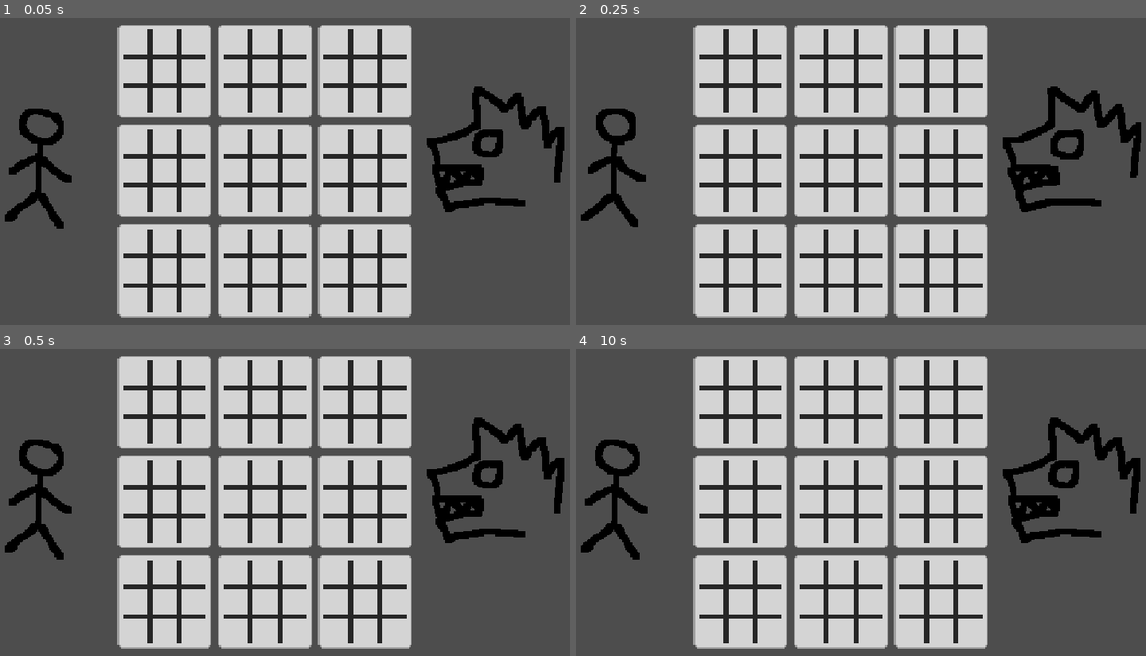
Above: before the commit, frames 1-4 (two rows, left to right).
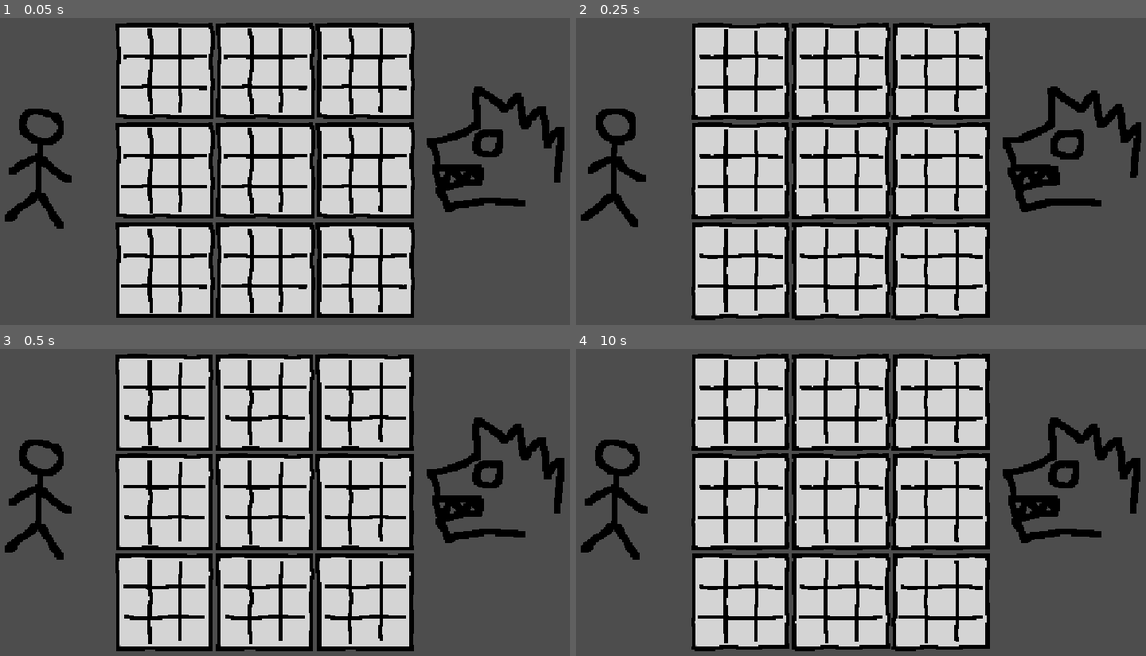
Above: after the commit, the same moments.

Repository: BecquerelBoy/MegaMorpion
Game: Godot game, scene res://Scene/main.tscn
The game is run twice, just before and just after one commit, with the same random seed, the same clock (stepped at 60 frames per second) and the same inputs.
Inputs (mouse positions are in pixels of both pictures, inside the frame that each line leads up to):
- Up to frame 1 (0.05 s): no input
- Up to frame 2 (0.25 s): no input
- Up to frame 3 (0.5 s): no input
- Up to frame 4 (10 s): tap Enter (ui_accept) at 0.5, 9.77 s; drag from (712, 373) to (769, 431) at 0.52 s; drag from (741, 373) to (809, 573) at 1.27 s; move the mouse to (769, 373) at 2.02 s; click (769, 373) at 2.17 s; drag from (712, 401) to (872, 373) at 2.77 s; drag from (741, 401) to (872, 373) at 3.52 s; drag from (769, 401) to (747, 413) at 4.27 s; move the mouse to (712, 431) at 5.02 s; click (712, 431) at 5.17 s; drag from (741, 431) to (712, 520) at 5.77 s; drag from (769, 431) to (712, 373) at 6.52 s; drag from (809, 373) to (741, 431) at 7.27 s; move the mouse to (843, 373) at 8.02 s; click (843, 373) at 8.17 s; drag from (872, 373) to (769, 431) at 8.77 s; move the mouse to (1032, 554) at 9.52 s; click (1032, 554) at 9.67 s

The runs differ from the first frame. In frame 1, 16% of the frame differs, in the area x 20-73%, y 1-98%; in frame 2, 16%, in the area x 20-73%, y 1-99%; in frame 3, 16%; in frame 4, 16%.

Commit message:
Animation cases ok
ajout des sprites des animations des cases et mise en place de ces animation dans le jeu

Diff:
--- /dev/null
+++ b/mega-morpion/Scene/GameMode2.tscn
@@ -0,0 +1,105 @@
+[gd_scene load_steps=10 format=3 uid="uid://b5nf1xt0t3gx8"]
+
+[ext_resource type="Script" uid="uid://blkpgpfit5upc" path="res://Script/main.gd" id="1_mex7t"]
+[ext_resource type="PackedScene" uid="uid://c3ohjeua6j723" path="res://Scene/GrandCase1.tscn" id="2_sur0u"]
+[ext_resource type="Texture2D" uid="uid://gnl8t401bjfo" path="res://Asset/Anim/You/You_anim_0001.png" id="3_xao5e"]
+[ext_resource type="Texture2D" uid="uid://ccsuelb5y18vd" path="res://Asset/Anim/You/You_anim_0002.png" id="4_lfpi6"]
+[ext_resource type="Texture2D" uid="uid://388ltc8ihnjc" path="res://Asset/Anim/Dragon/dragon_anim_0001.png" id="5_h7ivj"]
+[ext_resource type="Texture2D" uid="uid://cw4obwr2unl3x" path="res://Asset/Anim/Dragon/dragon_anim_0002.png" id="6_kjhoc"]
+
+[sub_resource type="SpriteFrames" id="SpriteFrames_3pt4j"]
+animations = [{
+"frames": [{
+"duration": 1.0,
+"texture": ExtResource("3_xao5e")
+}, {
+"duration": 1.0,
+"texture": ExtResource("4_lfpi6")
+}],
+"loop": true,
+"name": &"default",
+"speed": 5.0
+}]
+
+[sub_resource type="SpriteFrames" id="SpriteFrames_7y4ci"]
+animations = [{
+"frames": [{
+"duration": 1.0,
+"texture": ExtResource("5_h7ivj")
+}, {
+"duration": 1.0,
+"texture": ExtResource("6_kjhoc")
+}],
+"loop": true,
+"name": &"default",
+"speed": 5.0
+}]
+
+[sub_resource type="LabelSettings" id="LabelSettings_1xcnr"]
+font_size = 30
+outline_size = 10
+outline_color = Color(0, 0, 0, 1)
+
+[node name="Main" type="Node2D"]
+script = ExtResource("1_mex7t")
+
+[node name="Camera2D" type="Camera2D" parent="."]
+
+[node name="GrandeGrille" type="Node2D" parent="."]
+
+[node name="GrandeCase1" parent="GrandeGrille" instance=ExtResource("2_sur0u")]
+position = Vector2(-182, -180)
+scale = Vector2(0.29427317, 0.29427317)
+
+[node name="GrandeCase2" parent="GrandeGrille" instance=ExtResource("2_sur0u")]
+position = Vector2(0, -180)
+scale = Vector2(0.29427317, 0.29427317)
+
+[node name="GrandeCase3" parent="GrandeGrille" instance=ExtResource("2_sur0u")]
+position = Vector2(181, -180)
+scale = Vector2(0.29427317, 0.29427317)
+
+[node name="GrandeCase4" parent="GrandeGrille" instance=ExtResource("2_sur0u")]
+position = Vector2(-182, 0)
+scale = Vector2(0.29427317, 0.29427317)
+
+[node name="GrandeCase5" parent="GrandeGrille" instance=ExtResource("2_sur0u")]
+scale = Vector2(0.29427317, 0.29427317)
+
+[node name="GrandeCase6" parent="GrandeGrille" instance=ExtResource("2_sur0u")]
+position = Vector2(181, 0)
+scale = Vector2(0.29427317, 0.29427317)
+
+[node name="GrandeCase7" parent="GrandeGrille" instance=ExtResource("2_sur0u")]
+position = Vector2(-182, 181)
+scale = Vector2(0.29427317, 0.29427317)
+
+[node name="GrandeCase8" parent="GrandeGrille" instance=ExtResource("2_sur0u")]
+position = Vector2(0, 181)
+scale = Vector2(0.29427317, 0.29427317)
+
+[node name="GrandeCase9" parent="GrandeGrille" instance=ExtResource("2_sur0u")]
+position = Vector2(181, 181)
+scale = Vector2(0.29427317, 0.29427317)
+
+[node name="Characters" type="Node2D" parent="."]
+
+[node name="You" type="AnimatedSprite2D" parent="Characters"]
+position = Vector2(-385.00003, 1)
+scale = Vector2(2.296875, 2.296875)
+sprite_frames = SubResource("SpriteFrames_3pt4j")
+frame_progress = 0.07075794
+
+[node name="dragon" type="AnimatedSprite2D" parent="Characters"]
+position = Vector2(402.99997, -9)
+scale = Vector2(2.296875, 2.296875)
+sprite_frames = SubResource("SpriteFrames_7y4ci")
+frame_progress = 0.19913895
+
+[node name="WinLabel" type="Label" parent="."]
+offset_left = -168.0
+offset_top = -23.0
+offset_right = 169.0
+offset_bottom = 19.0
+text = "VICTOIRE DE LA CROIX !"
+label_settings = SubResource("LabelSettings_1xcnr")
--- a/mega-morpion/Scene/GrandCase1.tscn
+++ b/mega-morpion/Scene/GrandCase1.tscn
@@ -1,10 +1,58 @@
-[gd_scene load_steps=7 format=3 uid="uid://c3ohjeua6j723"]
+[gd_scene load_steps=17 format=3 uid="uid://c3ohjeua6j723"]
 
 [ext_resource type="Texture2D" uid="uid://l5ldfckswvsi" path="res://Asset/Grille/fondmorpion.png" id="1_342a2"]
 [ext_resource type="Script" uid="uid://c7dplavovshnn" path="res://Script/grand_case_1.gd" id="1_u3d78"]
 [ext_resource type="Texture2D" uid="uid://dqr26a57b1ydh" path="res://Asset/Grille/untitled.png" id="2_u3d78"]
 [ext_resource type="Texture2D" uid="uid://8oawt07msgup" path="res://Asset/Symbole/BlueCircle.png" id="3_q6yvs"]
 [ext_resource type="Texture2D" uid="uid://b7wx0qcrgiexj" path="res://Asset/Symbole/RedCross.png" id="4_shmjr"]
+[ext_resource type="Texture2D" uid="uid://dfkx1psa47xx1" path="res://Asset/Anim/Grille/untitled_0002.png" id="6_wmann"]
+[ext_resource type="Texture2D" uid="uid://c2ielm2gm4i7v" path="res://Asset/Anim/Grille/untitled_0003.png" id="7_q3yyn"]
+[ext_resource type="Texture2D" uid="uid://bvwiyvx5yavg4" path="res://Asset/Anim/Grille/untitled_0004.png" id="8_qqkls"]
+[ext_resource type="Texture2D" uid="uid://be5p10b70vaki" path="res://Asset/Anim/Grille/untitled_0005.png" id="9_1os11"]
+[ext_resource type="Texture2D" uid="uid://dw0wgka2jspde" path="res://Asset/Anim/Cadre/untitled_0001.png" id="10_xpdwx"]
+[ext_resource type="Texture2D" uid="uid://bofkdiniudkbn" path="res://Asset/Anim/Cadre/untitled_0002.png" id="11_fqhxg"]
+[ext_resource type="Texture2D" uid="uid://v002dq0rbivk" path="res://Asset/Anim/Cadre/untitled_0003.png" id="12_ttvil"]
+[ext_resource type="Texture2D" uid="uid://cfmqdlx38mg5b" path="res://Asset/Anim/Cadre/untitled_0004.png" id="13_uqfdm"]
+
+[sub_resource type="SpriteFrames" id="SpriteFrames_xdpxd"]
+animations = [{
+"frames": [{
+"duration": 1.0,
+"texture": ExtResource("6_wmann")
+}, {
+"duration": 1.0,
+"texture": ExtResource("7_q3yyn")
+}, {
+"duration": 1.0,
+"texture": ExtResource("8_qqkls")
+}, {
+"duration": 1.0,
+"texture": ExtResource("9_1os11")
+}],
+"loop": true,
+"name": &"default",
+"speed": 5.0
+}]
+
+[sub_resource type="SpriteFrames" id="SpriteFrames_u2cuw"]
+animations = [{
+"frames": [{
+"duration": 1.0,
+"texture": ExtResource("10_xpdwx")
+}, {
+"duration": 1.0,
+"texture": ExtResource("11_fqhxg")
+}, {
+"duration": 1.0,
+"texture": ExtResource("12_ttvil")
+}, {
+"duration": 1.0,
+"texture": ExtResource("13_uqfdm")
+}],
+"loop": true,
+"name": &"default",
+"speed": 5.0
+}]
 
 [sub_resource type="RectangleShape2D" id="RectangleShape2D_r34rm"]
 size = Vector2(143, 144)
@@ -19,6 +67,7 @@
 texture = ExtResource("1_342a2")
 
 [node name="Ligne" type="Sprite2D" parent="Assets"]
+visible = false
 scale = Vector2(30, 30)
 texture = ExtResource("2_u3d78")
 
@@ -33,6 +82,18 @@
 position = Vector2(123.91171, 124.9117)
 scale = Vector2(1.8722407, 1.8722407)
 texture = ExtResource("4_shmjr")
+
+[node name="GrilleAnim" type="AnimatedSprite2D" parent="Assets"]
+position = Vector2(3.695488e-06, -1.1444088e-05)
+scale = Vector2(4.4999995, 4.5)
+sprite_frames = SubResource("SpriteFrames_xdpxd")
+frame_progress = 0.59029156
+
+[node name="CadreAnim" type="AnimatedSprite2D" parent="Assets"]
+position = Vector2(-0.9999995, 2)
+scale = Vector2(4.5285716, 4.45)
+sprite_frames = SubResource("SpriteFrames_u2cuw")
+frame_progress = 0.15703833
 
 [node name="ShapeCase" type="Node2D" parent="."]
 
--- a/mega-morpion/Script/grand_case_1.gd
+++ b/mega-morpion/Script/grand_case_1.gd
@@ -8,6 +8,8 @@
 # Référence aux sprites
 @onready var blue_circle = $Assets/BlueCircle
 @onready var red_cross = $Assets/RedCross
+@onready var cadre_anim = $Assets/CadreAnim
+@onready var grille_anim: AnimatedSprite2D = $Assets/GrilleAnim
 
 # Variables de jeu
 var grid_state = {}  # Stocke l'état de chaque petite case
@@ -18,7 +20,6 @@
 var grande_case_number = 0  # Numéro de cette grande case (1-9)
 var preview_symbol = null  # Symbole de prévisualisation
 var current_hovered_case = null  # Case actuellement survolée
-var winner_scale = 7 # Scale de la case gagné
 
 func _ready():
 	# Déterminer le numéro de cette grande case
@@ -35,10 +36,17 @@
 		shapes.append(case_node)
 		grid_state[i] = null
 
+		# S'assurer que l'Area2D peut recevoir les événements de souris
+		case_node.input_pickable = true
+		case_node.monitoring = true
+		case_node.monitorable = true
+
 		# Connecter les signaux de chaque Area2D
 		case_node.input_event.connect(_on_case_clicked.bind(i))
 		case_node.mouse_entered.connect(_on_case_mouse_entered.bind(i))
 		case_node.mouse_exited.connect(_on_case_mouse_exited.bind(i))
+
+	print("GrandeCase", grande_case_number, " initialisée avec ", shapes.size(), " petites cases")
 
 func _on_case_clicked(_viewport, event, _shape_idx, case_number):
 	# Vérifier si c'est un clic gauche, si la case est vide et si cette grille est jouable
@@ -47,16 +55,45 @@
 			place_symbol(case_number)
 
 func _on_case_mouse_entered(case_number):
+	# → Lancer l'animation de la grande case où l'adversaire devra jouer
+	var main_scene = get_tree().get_root().get_node("Main")
+	var grande_grille = main_scene.get_node("GrandeGrille")
+
+	# Récupérer la prochaine grande case
+	var target_case = grande_grille.get_node("GrandeCase" + str(case_number))
+
+	print("Souris entrée dans case ", case_number, " de GrandeCase", grande_case_number)
 	# Afficher l'aperçu seulement si la case est vide et jouable
 	if grid_state[case_number] == null and is_playable and not is_won:
 		current_hovered_case = case_number
 		show_preview(case_number)
+		# Afficher dans quelle grande case l'adversaire devra jouer
+		print(">>> Si vous jouez ici, l'adversaire devra jouer dans la GrandeCase", case_number)
+	else:
+		print("Case non jouable : vide=", grid_state[case_number] == null, " playable=", is_playable, " won=", is_won)
+
+	# Lancer l'animation seulement si la grande case n'est pas déjà gagnée
+	if not target_case.is_won:
+		target_case.cadre_anim.play("default")
+		target_case.grille_anim.play("default")
+
 
 func _on_case_mouse_exited(case_number):
+	# → Arrêter l’animation de la grande case cible quand on quitte la case
+	var main_scene = get_tree().get_root().get_node("Main")
+	var grande_grille = main_scene.get_node("GrandeGrille")
+	var target_case = grande_grille.get_node("GrandeCase" + str(case_number))
+
+	print("Souris sortie de case ", case_number)
 	# Cacher l'aperçu quand on sort de la case
 	if current_hovered_case == case_number:
 		current_hovered_case = null
 		hide_preview()
+
+	if not target_case.is_won and not target_case.is_playable:
+		target_case.cadre_anim.stop()
+		target_case.grille_anim.stop()
+
 
 func show_preview(case_number):
 	# Supprimer l'ancien aperçu s'il existe
@@ -166,7 +203,7 @@
 		victory_symbol = blue_circle.duplicate()
 
 	# Agrandir le symbole
-	victory_symbol.scale = Vector2(winner_scale, winner_scale)
+	victory_symbol.scale = Vector2(3, 3)
 	victory_symbol.visible = true
 	victory_symbol.position = Vector2.ZERO
 
@@ -180,6 +217,15 @@
 	# Cacher l'aperçu si la case devient non jouable
 	if not playable:
 		hide_preview()
+
+	# Gérer l'animation du cadre
+	if playable and not is_won:
+		cadre_anim.visible = true
+		cadre_anim.play("default")
+		grille_anim.play("default")
+	else:
+		cadre_anim.stop()
+		grille_anim.stop()
 
 	# Optionnel : changer la couleur/opacité pour indiquer les cases jouables
 	if not is_won:
@@ -191,6 +237,8 @@
 	modulate = Color(1, 1, 1, 1)
 	hide_preview()
 	current_hovered_case = null
+	cadre_anim.stop()
+	cadre_anim.visible = false
 
 	for i in range(1, 10):
 		grid_state[i] = null
--- a/mega-morpion/Script/main.gd
+++ b/mega-morpion/Script/main.gd
@@ -33,7 +33,7 @@
 	# Initialiser : le premier joueur peut jouer n'importe où
 	update_playable_cases()
 
-func _on_case_jouee(grande_case_num, petite_case_num):
+func _on_case_jouee(_grande_case_num, petite_case_num):
 	if game_over:
 		return
 
--- a/mega-morpion/project.godot
+++ b/mega-morpion/project.godot
@@ -17,7 +17,6 @@
 
 [display]
 
-window/size/mode=2
 window/stretch/mode="canvas_items"
 window/stretch/aspect="expand"
 
Binary file added: mega-morpion/Asset/Anim/Cadre/untitled_0001.png
Not shown, added: mega-morpion/Asset/Anim/Cadre/untitled_0001.png.import
Binary file added: mega-morpion/Asset/Anim/Cadre/untitled_0002.png
Not shown, added: mega-morpion/Asset/Anim/Cadre/untitled_0002.png.import
Binary file added: mega-morpion/Asset/Anim/Cadre/untitled_0003.png
Not shown, added: mega-morpion/Asset/Anim/Cadre/untitled_0003.png.import
Binary file added: mega-morpion/Asset/Anim/Cadre/untitled_0004.png
Not shown, added: mega-morpion/Asset/Anim/Cadre/untitled_0004.png.import
Binary file added: mega-morpion/Asset/Anim/Grille/untitled_0001.png
Not shown, added: mega-morpion/Asset/Anim/Grille/untitled_0001.png.import
Binary file added: mega-morpion/Asset/Anim/Grille/untitled_0002.png
Not shown, added: mega-morpion/Asset/Anim/Grille/untitled_0002.png.import
(and 6 more such lines)
